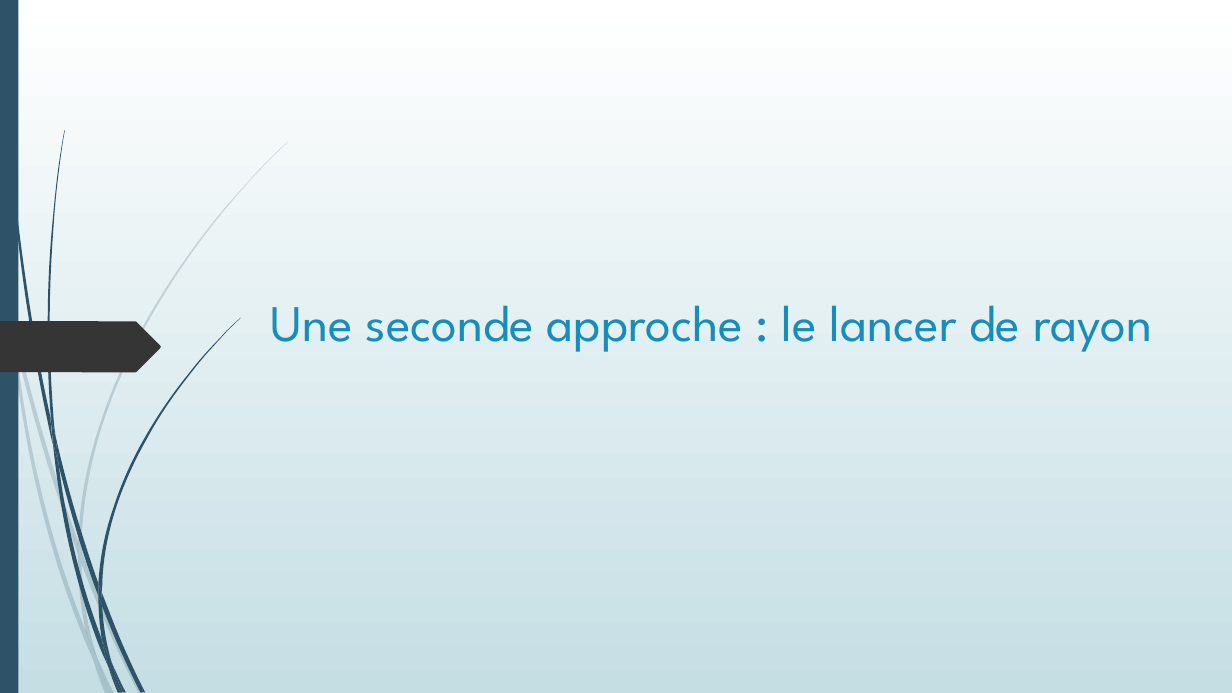
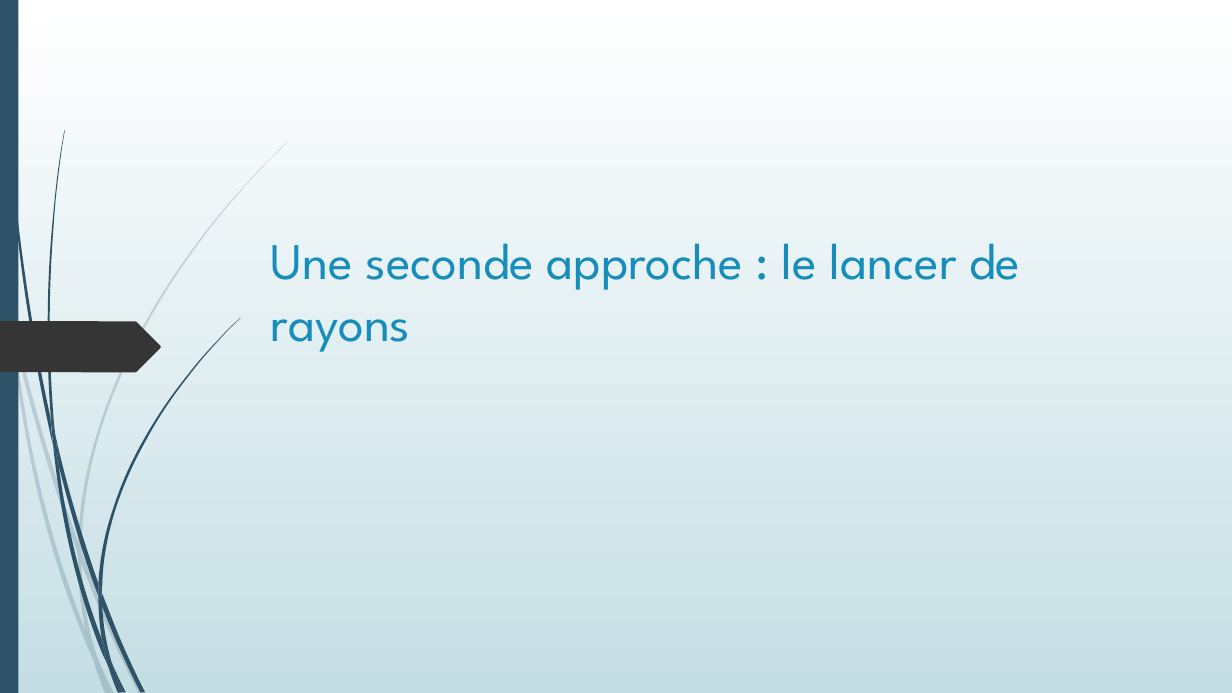
Before and after one commit to Poroing/CrowdDeplacementOptimisation, a slide deck: slide 21 of Présentation/Détermination d'un plan d'évacuation incendie.pptx. Drawn at 1232x693 pixels with LibreOffice and Linux fonts; fonts in the diff are those of the drawing. Boxes give left, top, right and bottom in pixels: in the first picture for what was removed or moved away, otherwise in the second. Text is boxed around its words. In the diff, an @@ line names an element or a change of style, - is before the commit and + after.

```diff
--- a/Présentation/Détermination d'un plan d'évacuation incendie.pptx
+++ b/Présentation/Détermination d'un plan d'évacuation incendie.pptx
@@ title at box(271, 243, 1020, 352): text changed @@
-Une seconde approche : le lancer de rayon
+Une seconde approche : le lancer de rayons
```
Also in this commit, not shown: 10 other slides changed, 3 other files.
